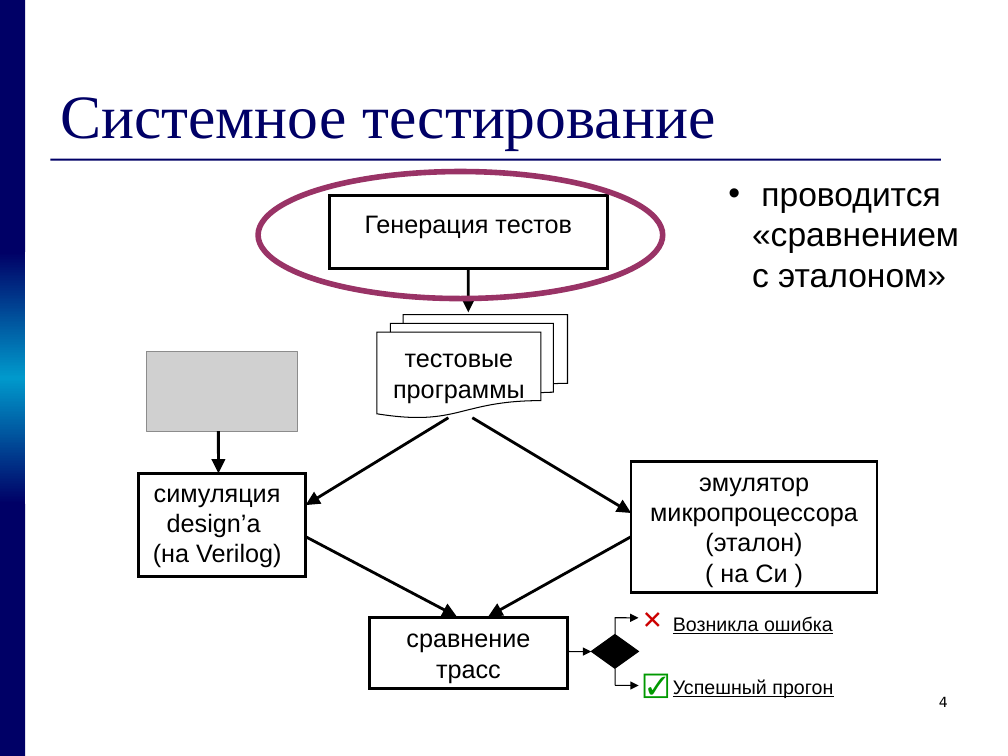
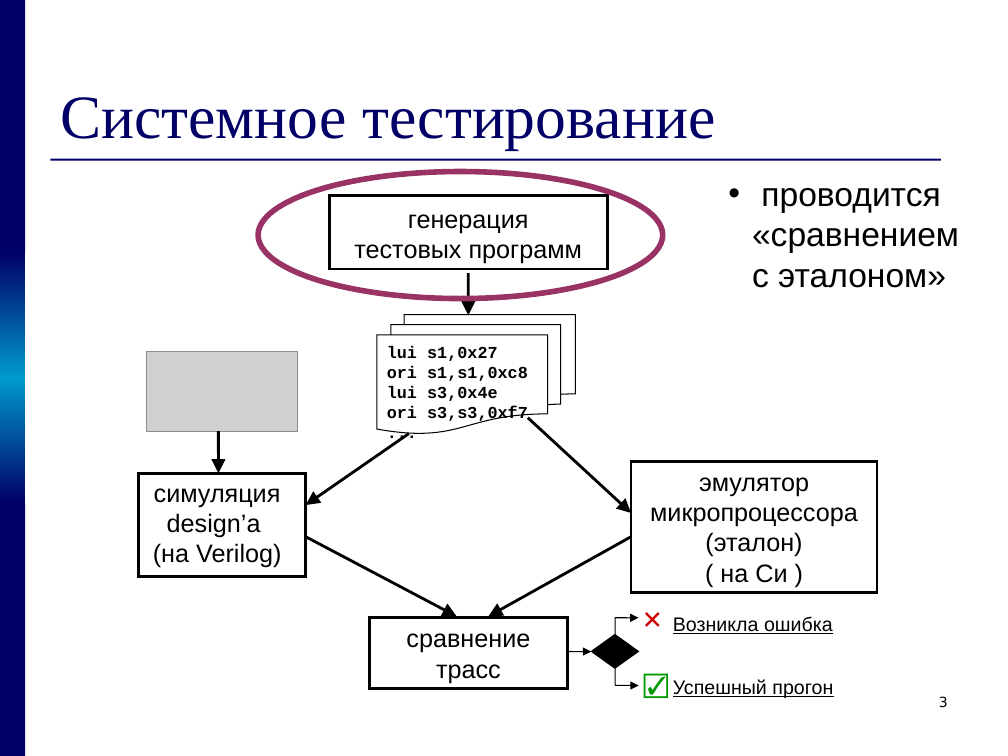
Before and after one commit to kornevgen/tesla-project, a slide deck: slide 3 of papers/THESIS/talks/pred/prethesis9.ppt (slide 4 before the commit). Drawn at 1008x756 pixels with LibreOffice and Linux fonts; fonts in the diff are those of the drawing; grey boxes stand for pictures. Boxes give left, top, right and bottom in pixels: in the first picture for what was removed or moved away, otherwise in the second. Text is boxed around its words. In the diff, an @@ line names an element or a change of style, - is before the commit and + after.

```diff
--- a/papers/THESIS/talks/pred/prethesis9.ppt
+++ b/papers/THESIS/talks/pred/prethesis9.ppt
@@ text in rectangle at <box>354,214,582,264</box>: text changed @@
-Генерация тестов
+генерация
+тестовых программ
@@ arrow moved from (469, 270) - (469, 312) to (469, 273) - (469, 316) @@
@@ flow chart multidocument removed at <box>377,314,568,417</box> @@
-тестовые
-программы
@@ flow chart multidocument added at <box>377,314,576,433</box>, outline #000000 0.74 pt, 12 pt, text #000000, bold @@
+lui s1,0x27
+ori s1,s1,0xc8
+lui s3,0x4e
+ori s3,s3,0xf7
+...
@@ arrow moved from (473, 417) - (631, 513) to (528, 417) - (631, 513) @@
@@ arrow moved from (449, 417) - (305, 505) to (409, 433) - (305, 505) @@
@@ page number at <box>939,696,948,708</box>: text changed @@
-4
+3
```
Also in this commit, not shown: 6 other slides changed, 9 slides added, 18 slides removed.
